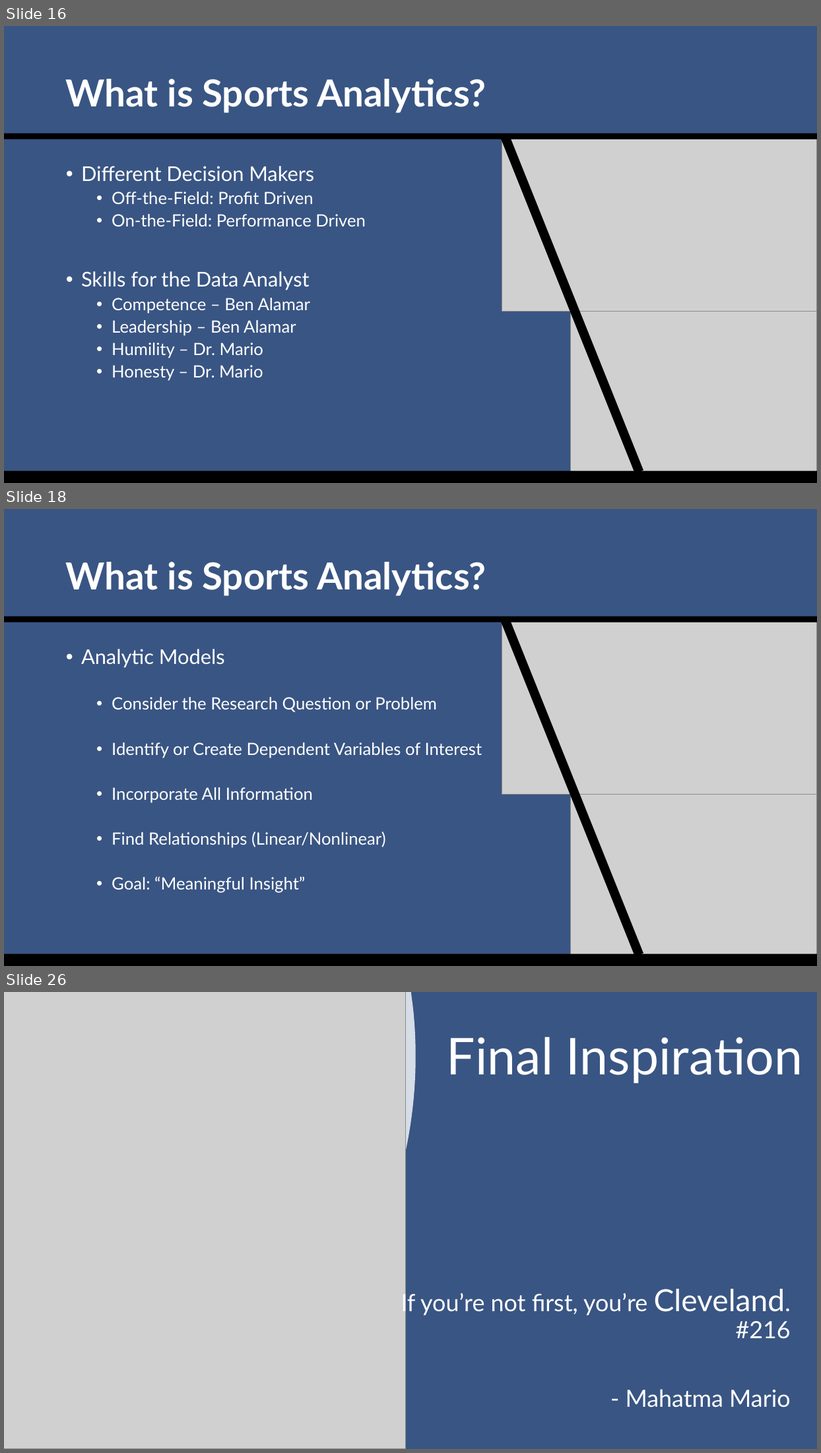
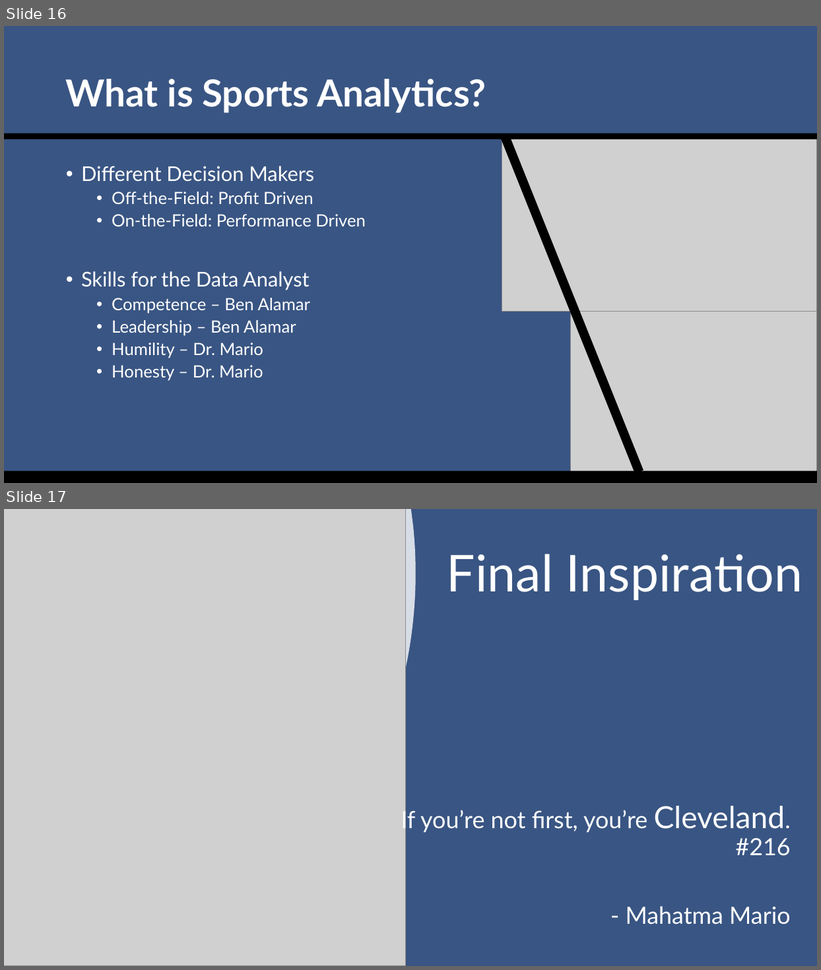
Before and after one commit to SuperMarioGiacomazzo/STOR390_WEBSITE, a slide deck: Slides/Sports Analytics 1/Sports_Analytics_1_Lecture.pptx. Shown one above the other, each under a label of ours: slides 16, 18 and 26 before the commit, slides 16 and 17 after it; the slides between them are not shown. The pictures are 821x1453 and 821x970 pixels, drawn with LibreOffice and Linux fonts; fonts in the diff are those of the drawing; grey boxes stand for pictures. Boxes give left, top, right and bottom in pixels: in the first picture for what was removed or moved away, otherwise in the second. Text is boxed around its words. In the diff, an @@ line names an element or a change of style, - is before the commit and + after.

```diff
--- a/Slides/Sports Analytics 1/Sports_Analytics_1_Lecture.pptx
+++ b/Slides/Sports Analytics 1/Sports_Analytics_1_Lecture.pptx
@@ slide 18 removed at [4, 509, 817, 966], background #395583 @@
@@ title removed at [66, 562, 486, 596] @@
-What is Sports Analytics?
@@ rectangle removed at [4, 617, 817, 623] @@
@@ rectangle removed at [500, 617, 644, 957] @@
@@ picture removed at [502, 623, 817, 795] @@
@@ text removed at [81, 649, 482, 893] @@
-• Analytic Models
-  • Consider the Research Question or Problem
-  • Identify or Create Dependent Variables of Interest
-  • Incorporate All Information
-  • Find Relationships (Linear/Nonlinear)
-  • Goal: “Meaningful Insight”
@@ picture removed at [571, 795, 817, 966] @@
@@ rectangle removed at [4, 955, 817, 966] @@
@@ what was slide 26 is now slide 17 @@
```
Also in this commit, not shown: 8 other slides removed, 12 other files.
